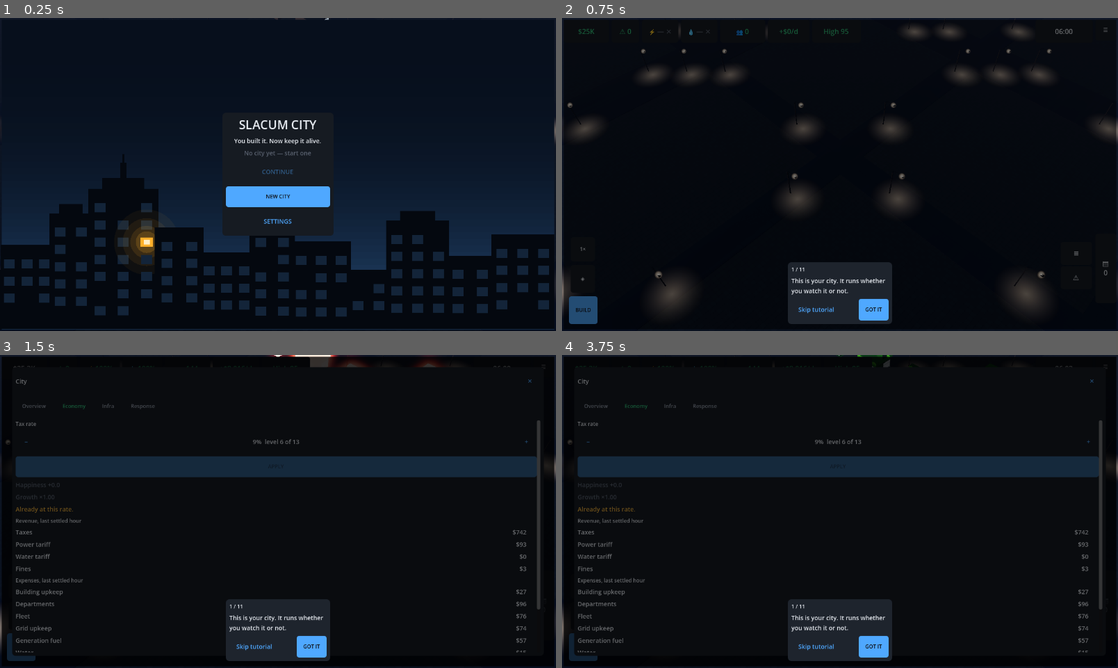
Above: before the commit, frames 1-4 (two rows, left to right).
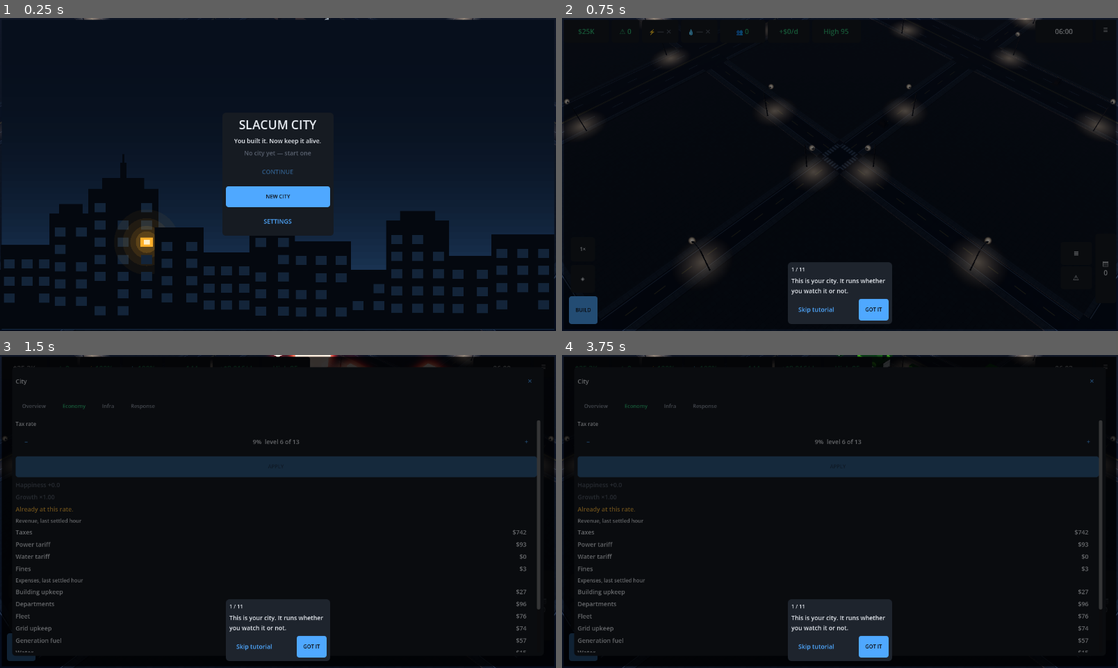
Above: after the commit, the same moments.

Repository: TechBran/slacum-city
Game: Godot game, scene res://game/main.tscn
Two runs of this game, one before a commit and one after it. Both use one fixed random seed, a clock stepped at 60 frames per second and the inputs below.
Inputs:
- Up to frame 1 (0.25 s): no input
- Up to frame 2 (0.75 s): click "NEW CITY" at 0.5 s
- Up to frame 3 (1.5 s): click "$25.3K" at 1.25 s
- Up to frame 4 (3.75 s): click "⚠ 0" at 2 s; click "⚡ 100%" at 2.75 s; click "💧 100%" at 3.5 s

The runs differ from the first frame. In frame 1, 0.1% of the frame differs, in the area x 0-100%, y 0-100%; in frame 2, 6.4%; in frame 3, 0.2%; in frame 4, 0.2%.

Commit message:
Integrate Wave 8A: real streets, living construction, visible power grid
Shell wiring over the five merged Wave-8A branches:
- RoadSurfaceView + StreetlightPlacer replace the flat slab MultiMesh and
  the (x+z)%4 parity lamps: asphalt with lane paint off the road graph,
  kerbs/footways, cobra-head poles on the kerb facing the carriageway,
  STREET-1 pool fix (pools now land ON the road). Rebuild path guarded on
  graph_version; resync forces a repack across a sim swap.
- ConstructionVehicleView wired through the same site calls the hoarding
  view takes: excavators, tippers, deliveries, growing yards; game-time
  pinned to the save's clock, preset + governor hooks.
- PowerInfraView wired: transformer pads at every component tile, service
  drops at NEAR zoom, distress plume off the grid's real state; topology
  flags on grid/building events and on load resync; governor particle_ratio.
- data/incidents.json stale defect ids in comment key: D-14/D-15 -> D-17/D-18.

Suite: 1,775 tests / 480,801 asserts, 0 failed. Boot + night screenshots
verified: lane paint, kerb lamps, pooled light on the carriageway.

Co-Authored-By: Claude Fable 5 <noreply@anthropic.com>
Claude-Session: https://claude.ai/code/session_016V1Lu8kx1mfpeLa7xidnwc

Diff:
--- a/data/incidents.json
+++ b/data/incidents.json
@@ -57,7 +57,7 @@
     "storm_per_exposed_asset": 0.0149
   },
   "_ambient_floor_note": "doc 06 §2.6(z) / doc 92 §18 (audit 91 D-6). Every rate above is PER ASSET — per 1000 resident …(1726 unchanged characters)…
-  "_ambient_floor_coverage_note": "WAVE 7: five of the six g …(276 unchanged characters)…  of any rate (doc 92 §18.2, filed as D-14/D-15). Both adapters have landed (`sim/incid …(282 unchanged characters)…
+  "_ambient_floor_coverage_note": "WAVE 7: five of the six g …(276 unchanged characters)…  of any rate (doc 92 §18.2, filed as D-17/D-18). Both adapters have landed (`sim/incid …(282 unchanged characters)…
   "_ambient_floor_wave7_note": "The re-derivation doc 92 §18.2 asked for, measured 12 seeds x 28 game-days per arm on ` …(1780 unchanged characters)…
   "ambient_floor": {
     "enabled": true,
--- a/game/main.gd
+++ b/game/main.gd
@@ -28,7 +28,11 @@
 var building_panel: BuildingPanel
 var ghost_view: GhostView
 var construction_view: ConstructionSiteView
+var construction_plant: ConstructionVehicleView   # doc 11 §2.16: plant + deliveries
 var vehicle_view: VehicleView
+## doc 11 §2.10b's distribution layer: transformer pads, service drops and the
+## distress plume. Reads the grid on its own schedule, writes nothing back.
+var power_infra: PowerInfraView
 ## doc 12 §2.5 mode 5. Congestion is per road EDGE, so it is the one overlay
 ## that cannot ride the packed per-building state and gets its own MultiMesh.
 var road_overlay: RoadOverlayView
@@ -63,7 +67,7 @@
 var _want_title := false  # clean player launch → the title door owns the load
 var _title_up := false    # true while the door is showing; gates saves + catch-up
 var _render_data: Dictionary = {}
-var _road_node: MultiMeshInstance3D
+var road_surface: RoadSurfaceView
 
 
 func _ready() -> void:
@@ -254,29 +258,15 @@
 		plane.material_override = developed if block.is_ready() else undeveloped
 		plane.position = Vector3(block.grid.x * 128.0 + 64.0, 0.0, block.grid.y * 128.0 + 64.0)
 		ground_root.add_child(plane)
-	# Roads as one MultiMesh of flat slabs.
-	var road_mm := MultiMesh.new()
-	road_mm.transform_format = MultiMesh.TRANSFORM_3D
-	var road_mesh := BoxMesh.new()
-	road_mesh.size = Vector3(8.0, 0.1, 8.0)
-	var road_material := GroundSurface.material("asphalt", Vector2(8.0, 8.0),
-			Color(0.34, 0.34, 0.38), 0.85)
-	road_mesh.material = road_material
-	road_mm.mesh = road_mesh
-	var road_tiles: Array[Vector2i] = []
-	for z in TileGrid.SIZE:
-		for x in TileGrid.SIZE:
-			if world.grid.has_flag(x, z, TileGrid.FLAG_ROAD):
-				road_tiles.append(Vector2i(x, z))
-	road_mm.instance_count = road_tiles.size()
-	for i in road_tiles.size():
-		road_mm.set_instance_transform(i, Transform3D(Basis.IDENTITY,
-				Vector3(road_tiles[i].x * 8.0 + 4.0, 0.05, road_tiles[i].y * 8.0 + 4.0)))
-	var road_node := MultiMeshInstance3D.new()
-	road_node.name = "Roads"
-	road_node.multimesh = road_mm
-	ground_root.add_child(road_node)
-	_road_node = road_node
+	# doc 11 §2.1.2: asphalt, lane markings, kerbs and footways, off doc 10's
+	# road graph. Two draw calls city-wide — the slab MultiMesh this replaces
+	# was one, and every line of paint is fragment work inside the first of them.
+	road_surface = RoadSurfaceView.new()
+	road_surface.name = "RoadSurface"
+	ground_root.add_child(road_surface)
+	road_surface.setup(_render_data)
+	road_surface.rebuild(world.grid,
+			sim_host.sim.roads.graph if sim_host.sim.roads != null else null)
 	# Water tiles: ONE animated material for the whole city (doc 11 §2.1.1).
 	# The wave field is world-space, so the quads read as one body.
 	var water_mm := MultiMesh.new()
@@ -314,18 +304,14 @@
 	add_child(city_view)
 	city_view.setup(render_model, render_data)
 	sim_host.ticked.connect(_on_sim_batch)
-	# Streetlights: one every 4th road tile (32 m), doc 11 §2.10.
-	var lamps: Array = []
-	var next_lamp_id := 100000
-	var world := sim_host.sim.world
-	for z in TileGrid.SIZE:
-		for x in TileGrid.SIZE:
-			if world.grid.has_flag(x, z, TileGrid.FLAG_ROAD) and (x + z) % 4 == 0:
-				var block := world.block_of_tile(x, z)
-				lamps.append({"id": next_lamp_id,
-						"block_id": block.id if block != null else "",
-						"pos": Vector3(x * 8.0 + 4.0, 0.0, z * 8.0 + 4.0)})
-				next_lamp_id += 1
+	# doc 11 §2.10.1: lamps on the KERB at `road_surface.lamp.spacing_tiles`
+	# (4 tiles = the authored 32 m), alternating sides down a corridor,
+	# staggered across a dual carriageway, arm over the carriageway. The
+	# `(x + z) % 4 == 0` parity test this replaces stipples a diagonal across
+	# the city and stands every pole in the middle of the road.
+	var lamps := StreetlightPlacer.place(sim_host.sim.world.grid,
+			sim_host.sim.roads.graph if sim_host.sim.roads != null else null,
+			render_data, sim_host.sim.world.block_of_tile)
 	streetlights = StreetlightView.new()
 	streetlights.name = "Streetlights"
 	add_child(streetlights)
@@ -340,6 +326,22 @@
 	construction_view.name = "ConstructionSites"
 	add_child(construction_view)
 	construction_view.setup(render_data)
+	# doc 11 §2.16: plant, deliveries and the yard. Same three site calls the
+	# hoarding view takes; the road network is the one extra thing it needs.
+	construction_plant = ConstructionVehicleView.new()
+	construction_plant.name = "ConstructionPlant"
+	add_child(construction_plant)
+	construction_plant.setup(render_data)
+	construction_plant.set_road_network(sim_host.sim.roads)
+	# doc 11 §2.10b — the visible power grid. The height lookup is the mesh
+	# manifest's (a service drop lands on the eave, not on the roof); the road
+	# probe is doc 10's tile flags, which turn each cabinet's doors to the street.
+	power_infra = PowerInfraView.new()
+	power_infra.name = "PowerInfra"
+	add_child(power_infra)
+	power_infra.setup(render_data, func(archetype: StringName, level: int) -> float:
+			return float(_height_of.get("%s:%d" % [archetype, level], 10.0)))
+	power_infra.set_road_probe(PowerInfraFeed.road_probe(sim_host.sim.world))
 	for id in sim_host.sim.buildings.keys():
 		if (sim_host.sim.buildings[id] as Building).state == &"under_construction":
 			_add_construction_site(String(id))
@@ -383,6 +385,8 @@
 	var target_level := maxi(b.pending_level, maxi(b.level, 1))
 	var height := float(_height_of.get("%s:%d" % [b.archetype, target_level], 10.0))
 	construction_view.add_site(b.id, center, size, height)
+	if construction_plant != null:
+		construction_plant.add_site(b.id, center, size, height)
 
 
 ## Sim → render event bridge: translate string building ids to render ids and
@@ -400,8 +404,14 @@
 		match StringName(String(event.get("type", ""))):
 			&"road_graph_changed", &"block_roads_stamped":
 				# Player roads and stamped ring blocks would otherwise be
-				# invisible until restart — the slab MultiMesh is built at boot.
+				# invisible until restart — the street surface is built at boot.
 				_rebuild_road_multimesh()
+			&"grid_component_placed", &"building_placed_sim", &"building_removed":
+				# doc 11 §2.10b: the pad/wire topology moved. A flag only; the
+				# rebuild lands on the next `sync` and is a no-op if the grid's
+				# shape turns out to be what it already was.
+				if power_infra != null:
+					power_infra.note_topology_changed()
 	if vehicle_view != null:
 		vehicle_view.apply_events(batch)
 		# Idempotent fleet pose sync — per TICK batch, never per frame.
@@ -427,9 +437,12 @@
 				_add_construction_site(String(event.get("sim_id", "")))
 			&"building_construction_stage":
 				translated.append(event)  # already carries the int render id
+				var stage_rid := int(event.get("building", -1))
+				var stage_no := int(event.get("stage", 1))
 				if construction_view != null:
-					construction_view.set_stage(int(event.get("building", -1)),
-							int(event.get("stage", 1)))
+					construction_view.set_stage(stage_rid, stage_no)
+				if construction_plant != null:
+					construction_plant.set_stage(stage_rid, stage_no)
 			&"BuildingPowerChanged":
 				var rid := _render_id(String(event.get("building", "")))
 				if rid >= 0:
@@ -441,9 +454,11 @@
 					var out: Dictionary = event.duplicate()
 					out["building"] = rid2
 					translated.append(out)
-					if StringName(String(event["type"])) == &"building_completed" \
-							and construction_view != null:
-						construction_view.remove_site(rid2)
+					if StringName(String(event["type"])) == &"building_completed":
+						if construction_view != null:
+							construction_view.remove_site(rid2)
+						if construction_plant != null:
+							construction_plant.remove_site(rid2)
 			&"PowerRestored":
 				pass  # per-block relights arrive via BlockDarkChanged(false)
 			_:
@@ -974,6 +989,9 @@
 			if vehicle_view != null:
 				vehicle_view.set_preset(str(model.value("graphics")),
 						StarterCityLoader.read_json("res://data/render.json"))
+			if construction_plant != null:
+				construction_plant.set_preset(str(model.value("graphics")),
+						StarterCityLoader.read_json("res://data/render.json"))
 			if perf_governor != null:
 				# A player's preset choice clears the ladder and any latched drop.
 				perf_governor.reset(str(model.value("graphics")))
@@ -1055,22 +1073,16 @@
 	save_service.autosave(sim_host.sim)   # stake the rotation for the new city
 
 
-## Re-scan the tile grid for FLAG_ROAD and rebuild the slab MultiMesh — fired
-## on `road_graph_changed` / `block_roads_stamped` and after a mid-session load.
+## Re-read the road layer and rewrite the street surface — fired on
+## `road_graph_changed` / `block_roads_stamped` and after a mid-session load.
+## The view guards itself on `RoadGraph.graph_version`, so the two events one
+## player edit fires cost ONE pass. Streetlights are not re-placed here (they
+## are boot-time, as they always were — doc 11 §2.10.1's open item).
 func _rebuild_road_multimesh() -> void:
-	if _road_node == null or _road_node.multimesh == null:
-		return
-	var world := sim_host.sim.world
-	var road_tiles: Array[Vector2i] = []
-	for z in TileGrid.SIZE:
-		for x in TileGrid.SIZE:
-			if world.grid.has_flag(x, z, TileGrid.FLAG_ROAD):
-				road_tiles.append(Vector2i(x, z))
-	var mm := _road_node.multimesh
-	mm.instance_count = road_tiles.size()
-	for i in road_tiles.size():
-		mm.set_instance_transform(i, Transform3D(Basis.IDENTITY,
-				Vector3(road_tiles[i].x * 8.0 + 4.0, 0.05, road_tiles[i].y * 8.0 + 4.0)))
+	if road_surface == null:
+		return
+	road_surface.rebuild(sim_host.sim.world.grid,
+			sim_host.sim.roads.graph if sim_host.sim.roads != null else null)
 
 
 ## Rebuild every world view from the (just-replaced) sim. The render model's
@@ -1094,12 +1106,19 @@
 	for rid: int in render_ids:
 		render_model.add_building(_building_view(live[rid]))
 	render_model.resync_snap()
+	if construction_plant != null:
+		construction_plant.clear()
+		construction_plant.set_road_network(sim.roads)
 	if construction_view != null:
 		construction_view.clear()
 		for sim_id: String in sim.buildings:
 			if (sim.buildings[sim_id] as Building).state == &"under_construction":
 				_add_construction_site(String(sim_id))
-	_rebuild_road_multimesh()
+	# `true`: a loaded save swaps the CitySim for a fresh object whose graph's
+	# `graph_version` could collide with the old one's — force the repack.
+	if road_surface != null:
+		road_surface.rebuild(sim.world.grid,
+				sim.roads.graph if sim.roads != null else null, true)
 	# The vehicle layer keys off a live event stream; the cheapest correct
 	# resync is a fresh view (its whole state rebuilds within a game-minute).
 	if vehicle_view != null:
@@ -1108,6 +1127,10 @@
 		vehicle_view.name = "Vehicles"
 		add_child(vehicle_view)
 		vehicle_view.setup(_render_data)
+	# doc 11 §2.10b: a loaded save is a different grid. One flag; the rebuild
+	# lands on the next frame's `sync`.
+	if power_infra != null:
+		power_infra.note_topology_changed()
 
 
 func _on_ui_dispatch(unit_id: int, incident_id: int) -> void:
@@ -1390,6 +1413,18 @@
 	city_view.refresh(delta, hour, camera_rig.camera.global_position)
 	if construction_view != null:
 		construction_view.refresh(delta, environment_controller.last_night)
+	# doc 11 §2.16. `gm_per_s` is the sim speed — 0 while paused, which parks
+	# every lorry exactly where it stands. `game_minutes` pins the layer to the
+	# save's own clock, so a load or a catch-up puts it where the save says.
+	if construction_plant != null:
+		construction_plant.set_focus(camera_state.focus)
+		construction_plant.refresh(delta, environment_controller.last_night,
+				0.0 if sim_host.paused else float(sim_host.speed),
+				float(sim_host.sim.clock.game_seconds()) / 60.0)
+	if power_infra != null:
+		# One call: it owns its own poll schedules (state 4 Hz, topology 0.2 Hz
+		# plus the event hook above) and its own wire gating off the camera.
+		power_infra.sync(sim_host.sim, delta, camera_rig.camera.global_position)
 	if vehicle_view != null:
 		vehicle_view.set_focus(camera_state.focus)
 		vehicle_view.refresh(delta, environment_controller.last_night,
@@ -1409,10 +1444,14 @@
 		if perf_governor.update(delta):
 			var knobs := perf_governor.knobs()
 			city_view.apply_governor(knobs)
+			if power_infra != null:
+				power_infra.apply_governor(knobs)   # `particle_ratio` only
 			Engine.max_fps = perf_governor.target_fps()          # doc 13 §2.8
 			if String(knobs["preset"]) != render_model.preset:   # a latched drop
 				render_model.set_preset(String(knobs["preset"]))
 				vehicle_view.set_preset(String(knobs["preset"]), _render_data)
+				if construction_plant != null:
+					construction_plant.set_preset(String(knobs["preset"]), _render_data)
 			if audio != null:
 				audio.feed_batch(perf_governor.drain_events())   # telemetry cue
 	if _autosave_interval_s > 0.0 and save_service != null:
